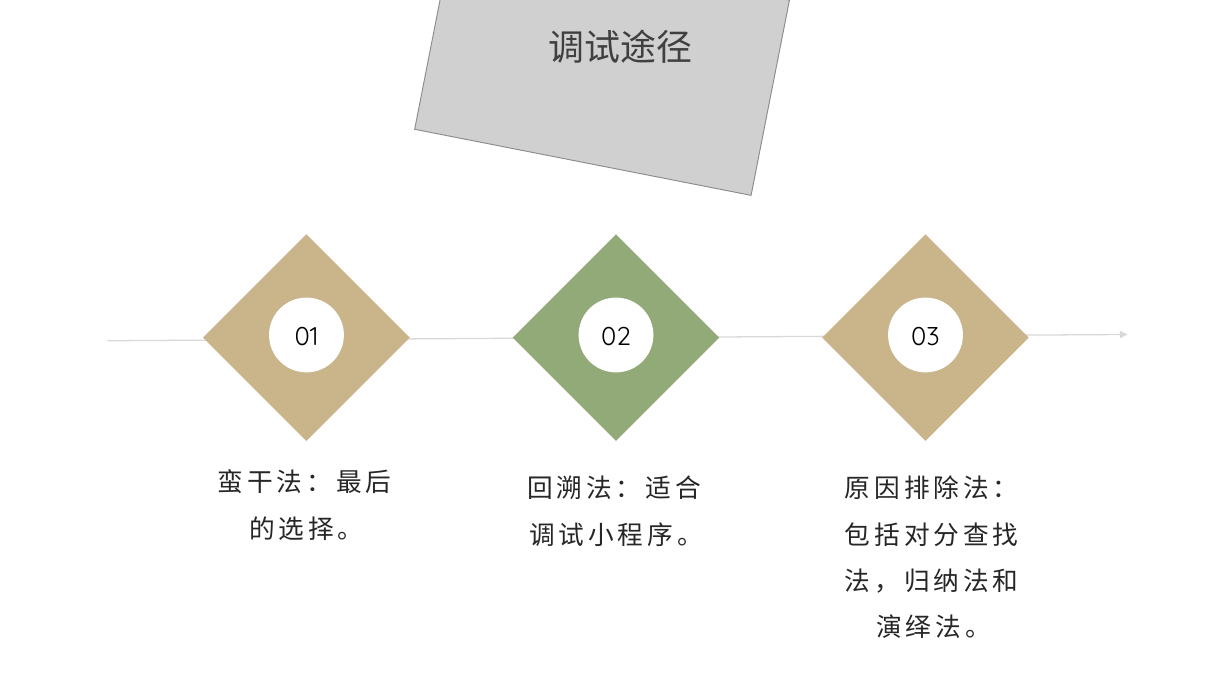
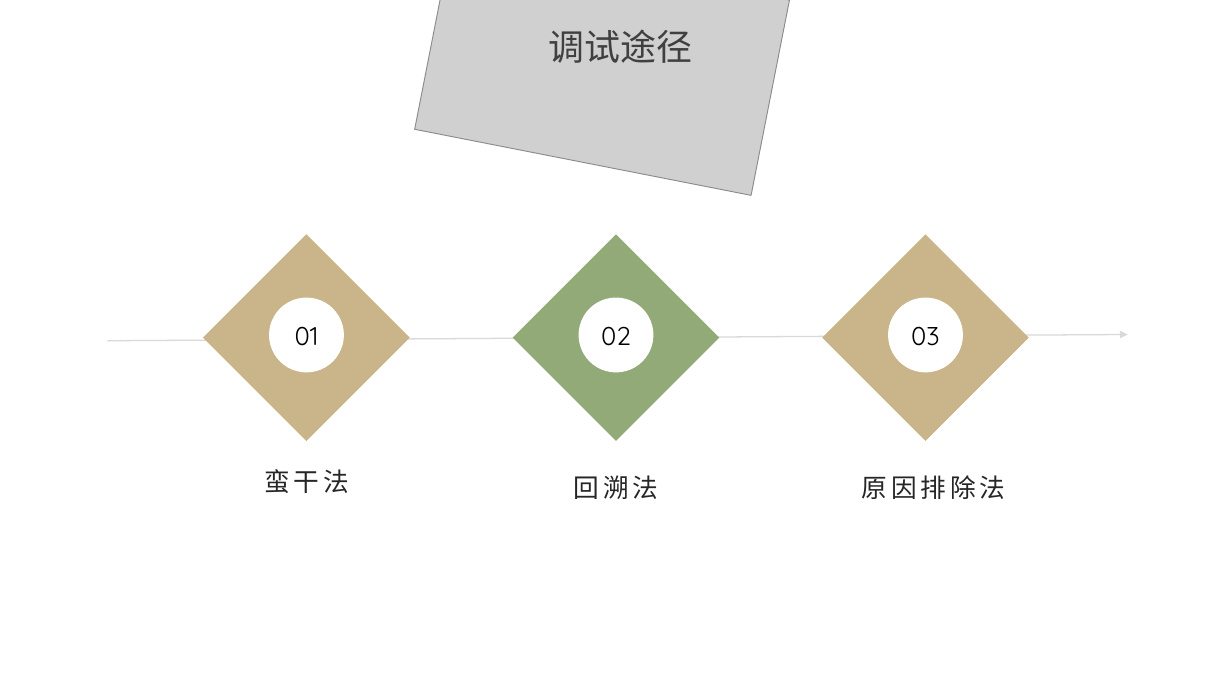
Before and after one commit to ConstanTWT/SE2020-G01, a slide deck: slide 48 of 翻转PPT/SE2020-G01-实现阶段翻转课堂PPT.pptx (slide 49 before the commit). Drawn at 1232x693 pixels with LibreOffice and Linux fonts; fonts in the diff are those of the drawing; grey boxes stand for pictures; background and template pictures are left out. Boxes give left, top, right and bottom in pixels: in the first picture for what was removed or moved away, otherwise in the second. Text is boxed around its words. In the diff, an @@ line names an element or a change of style, - is before the commit and + after.

```diff
--- a/翻转PPT/SE2020-G01-实现阶段翻转课堂PPT.pptx
+++ b/翻转PPT/SE2020-G01-实现阶段翻转课堂PPT.pptx
@@ text at [264,469,349,493]: text changed @@
-蛮干法：最后的选择。
+蛮干法
@@ text at [574,475,659,499]: text changed @@
-回溯法：适合调试小程序。
+回溯法
@@ text at [862,475,1006,499]: text changed @@
-原因排除法：包括对分查找法，归纳法和演绎法。
+原因排除法
```
Also in this commit, not shown: 3 other slides changed, 1 slide removed, 1 other file.
